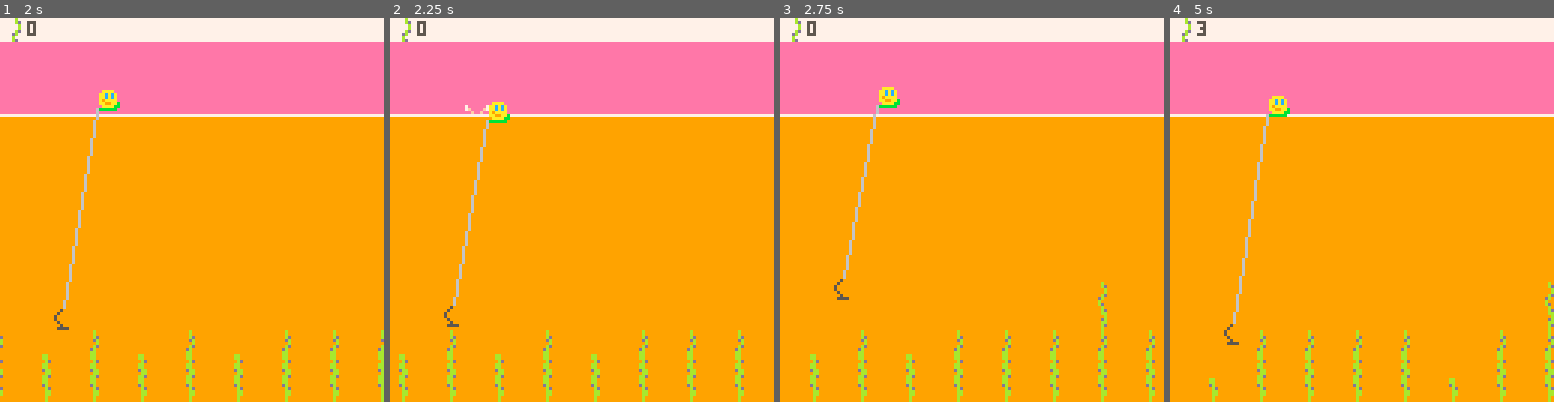
Above: before the commit, frames 1-4 (left to right).
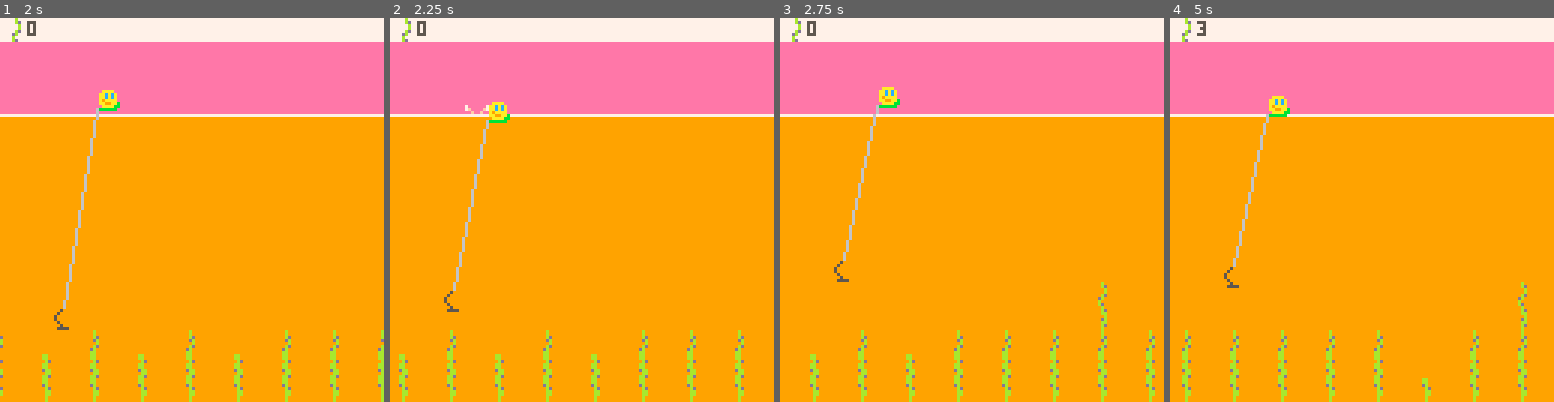
Above: after the commit, the same moments.

Repository: broquaint/pico8-carts
Game: PICO-8 cartridge eggjam18.p8
Two runs of this game, one before a commit and one after it. Both use one fixed random seed, a clock stepped at 60 frames per second and the inputs below.
Inputs:
- Up to frame 1 (2 s): tap X (X key) at 0.33, 1.07, 1.85 s; tap O (Z key) at 0.7, 1.7 s; hold Right from 1.6 s (still down)
- Up to frame 2 (2.25 s): release Right at 2.1 s; tap O (Z key) at 2.1 s; hold Up from 2.15 s (still down)
- Up to frame 3 (2.75 s): release Up at 2.42 s; hold Right from 2.47 s (still down); tap O (Z key) at 2.5 s
- Up to frame 4 (5 s): tap O (Z key) every 0.4 s from 2.9 to 4.9 s; tap X (X key) at 2.97, 4.08 s; release Right at 3.03 s; hold Left 3.08-3.58 s; hold Down 3.63-3.97 s; hold Right 4.02-4.68 s; hold Up from 4.73 s (still down)

Frame 1 is identical in both runs. In frame 2, 0.4% of the frame differs, in the area x 14-25%, y 32-81%; in frame 3, 0.5%; in frame 4, 4.9%, in the area x 3-100%, y 27-100%.

Commit message:
Make net movement good
Now it's restricted to the levels of seaweed that can be cut and it's
starting to feel like something.

Diff:
--- a/eggjam18.p8
+++ b/eggjam18.p8
@@ -38,6 +38,8 @@
          move_dir = 0,
          speed_x = 0,
          speed_y = 0,
+         pos = 5,
+         cooling_down = false,
    })
 
    level = {}
@@ -137,20 +139,33 @@
 
    calc_player_jump()
 
-   if btn(b_up) then
-      net.move_dir = -1
-      local sx = net.move_dir * 0.03
-      if sx < 4 then
-         net.speed_y += sx
-      end
-   elseif btn(b_down) then
-      net.move_dir = 1
-      local sx = net.move_dir * 0.04
-      if sx < 4 then
-         net.speed_y += sx
-      end
-   else
-      net.speed_y *= 0.95
+   -- net movement
+   if not net.cooling_down then
+      if btn(b_up) then
+         if net.pos < 7 then
+            net.pos += 1
+            net.cooling_down = true
+            delay(function() net.cooling_down = false end, 10)
+            animate(function()
+                  for _ = 1,8 do
+                     net.y -= 1
+                     yield()
+                  end
+            end)
+         end
+      elseif btn(b_down) then
+         if net.pos > 2 then
+            net.pos -= 1
+            net.cooling_down = true
+            delay(function() net.cooling_down = false end, 10)
+            animate(function()
+                  for _ = 1,8 do
+                     net.y += 1
+                     yield()
+                  end
+            end)
+         end
+      end
    end
 
    cam.x    += player.speed_x
@@ -158,12 +173,6 @@
    player.y += (1/player.bounces*player.speed_y)
 
    net.x    += player.speed_x
-   local ny = net.y + net.speed_y
-   if ny > (WATER_LINE+32) and (ny+8) < 127 then
-      net.y    += net.speed_y
-   else
-      net.speed_y = 0
-   end
 
    gather_seaweed()
 end
